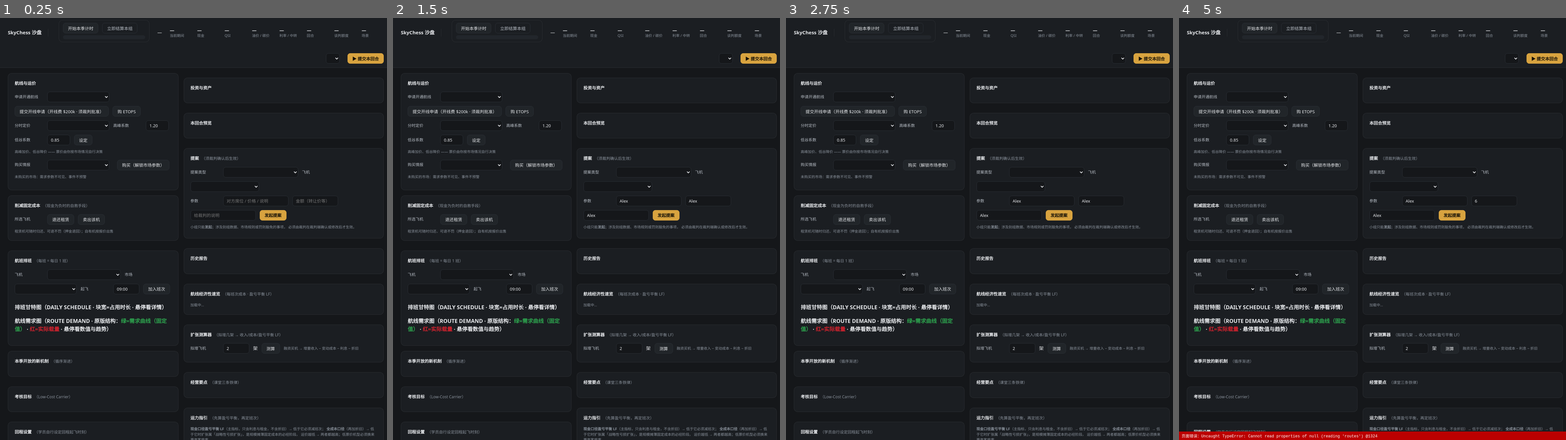
Above: before the commit, frames 1-4 (left to right).
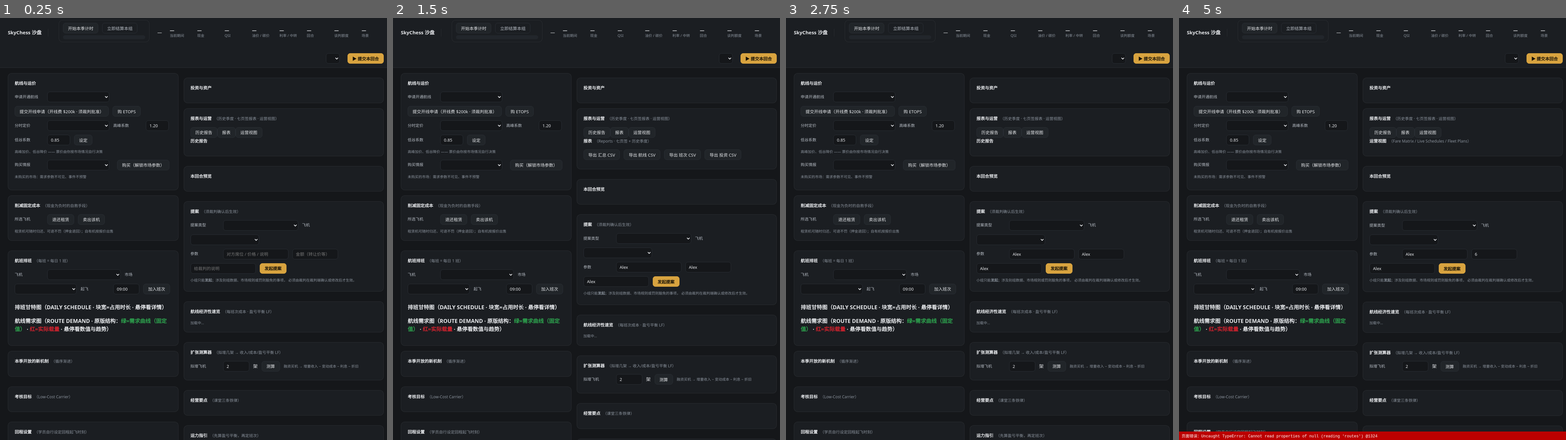
Above: after the commit, the same moments.

Repository: LSY1105/SkyChess-Sandbox
Game: browser game, page sandbox/player.html
Two runs of this game, one before a commit and one after it. Both use one fixed random seed, a clock stepped at 60 frames per second and the inputs below. When the page shows a pop-up message, it is drawn as a white box for half a second while everything else waits; a line starting with > is the answer the replay typed.
Inputs (mouse positions are in pixels of both pictures, inside the frame that each line leads up to; where the layout moved, square brackets give the same spot in the first picture):
- Up to frame 1 (0.25 s): no input
- Up to frame 2 (1.5 s): click (648, 254) [648, 199] at 0.27 s; type "Alex" at 0.27 s; click (706, 254) [706, 199] at 0.52 s; type "Alex" at 0.52 s; click (617, 266) [617, 216] at 0.77 s; type "Alex" at 0.77 s; click (621, 131) at 1.27 s, where only the run after the commit has a clickable "报表"
- Up to frame 3 (2.75 s): click "开始本季计时" at 1.77 s; click "提交开线申请（开线费 $200k · 须裁判批准）" at 1.87 s; click (991, 131) at 2.02 s, where only the run after the commit has a clickable "历史报告"; click "加入班次" at 2.47 s
- Up to frame 4 (5 s): click (1492, 254) [1492, 199] at 3.07 s; type "6" at 3.07 s; tap Enter at 3.1 s; click "▶ 提交本回合" at 3.27 s; click "购 ETOPS" at 3.67 s; click "卖出该机" at 4.27 s; click (1426, 131) at 4.52 s, where only the run after the commit has a clickable "运营视图"; click "购买（解锁市场参数）" at 4.87 s

The runs differ from the first frame. In frame 1, 2.7% of the frame differs, in the area x 49-97%, y 23-100%; in frame 2, 2.6%; in frame 3, 2.5%; in frame 4, 2.4%.
Error in both runs: TypeError: Failed to fetch

Commit message:
style: 报表页签组

Diff:
--- a/sandbox/player.html
+++ b/sandbox/player.html
@@ -1433,5 +1433,47 @@
   else build();
 })();
 </script>
+
+<script>
+/* ★ 视觉第三轮：右列「历史报告 · 报表 · 运营视图」三块合并为一个页签组
+   —— 原右列过长、左列留白；合并后核账区收敛为一屏
+   做法：运行时**搬运既有卡片的内容**（不重建、不改业务结构），失败则原样保留 */
+(function () {
+  function build() {
+    if (document.getElementById('p-reports-group')) return;
+    const cards = Array.from(document.querySelectorAll('main .card'));
+    const find = kw => cards.find(c => { const h = c.querySelector('h2'); return h && h.textContent.includes(kw); });
+    const cHist = find('历史报告'), cRep = find('报表'), cOps = find('运营视图');
+    if (!cHist || !cRep || !cOps) return;
+    const box = document.createElement('div');
+    box.className = 'card'; box.id = 'p-reports-group';
+    box.innerHTML = '<h2>报表与运营<em>（历史季度 · 七页签报表 · 运营视图）</em></h2>'
+      + '<div class="tabs" id="tabsReportGroup"></div><div id="reportGroupBody"></div>';
+    const tabs = box.querySelector('#tabsReportGroup');
+    const body = box.querySelector('#reportGroupBody');
+    const items = [['历史报告', cHist], ['报表', cRep], ['运营视图', cOps]];
+    items.forEach(([label, card], i) => {
+      const b = document.createElement('button');
+      b.textContent = label;
+      b.onclick = () => {
+        items.forEach(([, c], j) => { c.style.display = (i === j) ? '' : 'none'; });
+        items.forEach(([, c], j) => { const btn = tabs.children[j]; if (btn) btn.classList.toggle('on', i === j); });
+      };
+      tabs.appendChild(b);
+    });
+    cHist.parentNode.insertBefore(box, cHist);
+    items.forEach(([, card], i) => {
+      card.removeAttribute('style');
+      card.style.display = i === 0 ? '' : 'none';
+      card.style.border = 'none'; card.style.background = 'transparent';
+      card.style.padding = '0'; card.style.margin = '0'; card.style.borderRadius = '0';
+      body.appendChild(card);
+    });
+    if (tabs.children[0]) tabs.children[0].classList.add('on');
+  }
+  if (document.readyState === 'loading') document.addEventListener('DOMContentLoaded', build);
+  else build();
+})();
+</script>
 </body>
 </html>
